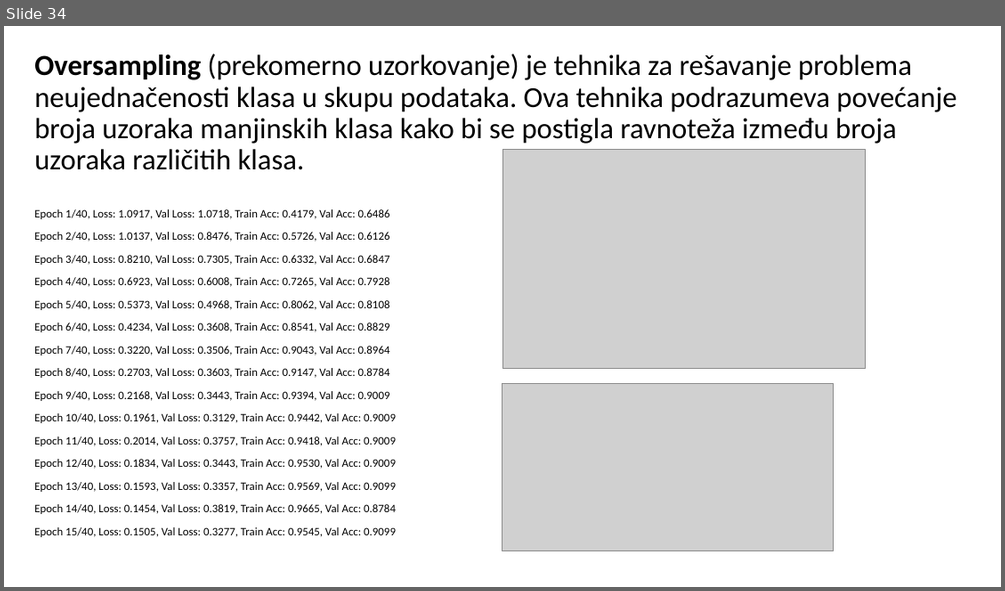
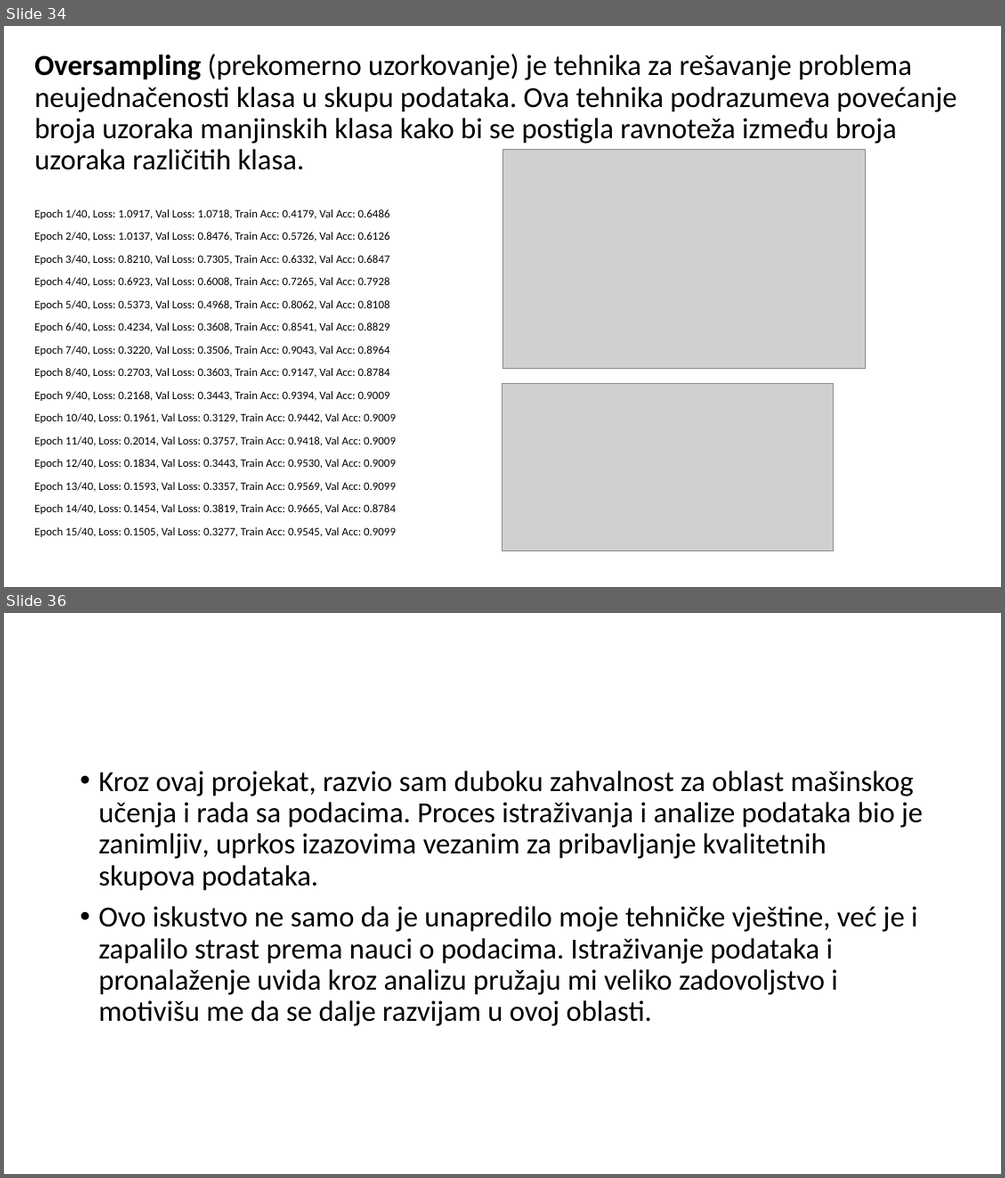
Before and after one commit to Pejanovic/ORI, a slide deck: Prezentacija.pptx. Shown one above the other, each under a label of ours: slide 34 before the commit, slides 34 and 36 after it; the slides between them are not shown. The pictures are 1005x591 and 1005x1178 pixels, drawn with LibreOffice and Linux fonts; fonts in the diff are those of the drawing; grey boxes stand for pictures. Boxes give left, top, right and bottom in pixels: in the first picture for what was removed or moved away, otherwise in the second. Text is boxed around its words. In the diff, an @@ line names an element or a change of style, - is before the commit and + after.

Commit message:
pptx2

```diff
--- a/Prezentacija.pptx
+++ b/Prezentacija.pptx
@@ slide 36 added at box(4, 613, 1001, 1174), background #FFFFFF @@
@@ text added at box(98, 771, 922, 1026), 28 pt, text #000000 @@
+• Kroz ovaj projekat, razvio sam duboku zahvalnost za oblast mašinskog učenja i rada sa podacima. Proces istraživanja i analize podataka bio je zanimljiv, uprkos izazovima vezanim za pribavljanje kvalitetnih skupova podataka.
+• Ovo iskustvo ne samo da je unapredilo moje tehničke vještine, već je i zapalilo strast prema nauci o podacima. Istraživanje podataka i pronalaženje uvida kroz analizu pružaju mi veliko zadovoljstvo i motivišu me da se dalje razvijam u ovoj oblasti.
```
Also in this commit, not shown: 1 slide changed, 1 other slide added.
